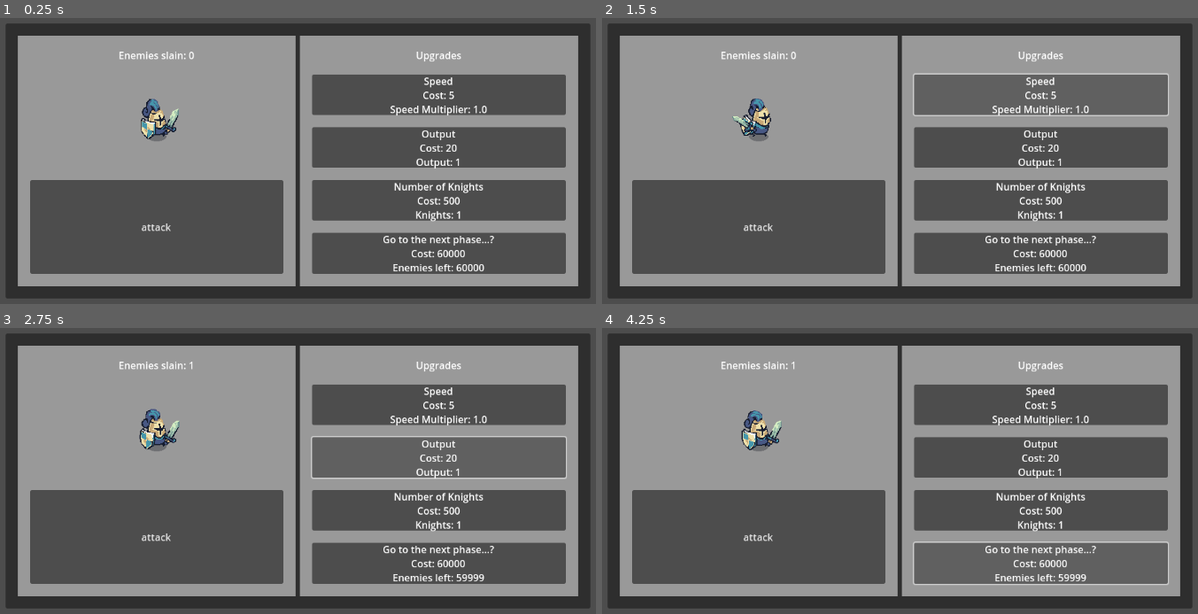
Above: before the commit, frames 1-4 (two rows, left to right).
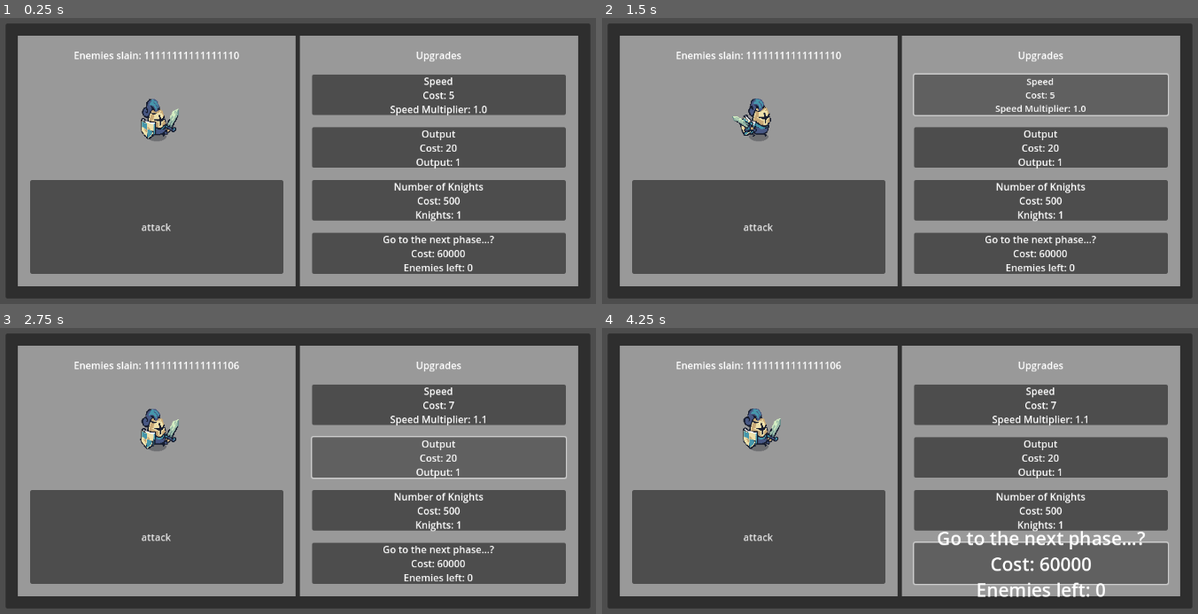
Above: after the commit, the same moments.

Repository: pedropple-droid/Incremental_Knight
Game: Godot game, scene res://scenes/main.tscn
The game is run twice, just before and just after one commit, with the same random seed, the same clock (stepped at 60 frames per second) and the same inputs.
Inputs (mouse positions are in pixels of both pictures, inside the frame that each line leads up to):
- Up to frame 1 (0.25 s): no input
- Up to frame 2 (1.5 s): click "attack" at 0.5 s; click (1043, 95) at 1.25 s
- Up to frame 3 (2.75 s): click (441, 456) at 2 s
- Up to frame 4 (4.25 s): click (1043, 511) at 2.75 s; click (1043, 562) at 3.5 s

The runs differ from the first frame. In frame 1, 0.6% of the frame differs, in the area x 12-82%, y 11-89%; in frame 2, 1.0%; in frame 3, 0.9%; in frame 4, 2.8%, in the area x 12-92%, y 11-95%.

Commit message:
i dunno if this will work

Diff:
--- a/Incremental_Knight-main/Scripts/main.gd
+++ b/Incremental_Knight-main/Scripts/main.gd
@@ -64,7 +64,7 @@
 @onready var knight_2: TextureRect = $MarginContainer/PanelContainer/MarginContainer/HBoxContainer/MiningSpace/MarginContainer/VBoxContainer/HBoxContainer/Knight2
 @onready var knight_3: TextureRect = $MarginContainer/PanelContainer/MarginContainer/HBoxContainer/MiningSpace/MarginContainer/VBoxContainer/HBoxContainer/Knight3
 
-var slain: int = 0
+var slain: int = 11111111111111110
 var output: int = 1
 var output_multiplier: float = 2
 var knight_set_level: int = 0
--- a/Incremental_Knight-main/Scripts/main_2.gd
+++ b/Incremental_Knight-main/Scripts/main_2.gd
@@ -64,7 +64,7 @@
 @onready var row_2: HBoxContainer = $MarginContainer/PanelContainer/MarginContainer/HBoxContainer/MiningSpace/MarginContainer/VBoxContainer/VBoxContainer/row2
 @onready var row_3: HBoxContainer = $MarginContainer/PanelContainer/MarginContainer/HBoxContainer/MiningSpace/MarginContainer/VBoxContainer/VBoxContainer/row3
 
-var slain: int = 0
+var slain: int = 11111111111111110
 var output: int = 3
 var output_multiplier: float = 2
 var knight_set_level: int = 0
--- a/Incremental_Knight-main/scenes/main.tscn
+++ b/Incremental_Knight-main/scenes/main.tscn
@@ -1,24 +1,24 @@
 [gd_scene load_steps=31 format=3 uid="uid://cbslel71cfdb3"]
 
 [ext_resource type="Script" uid="uid://nrfi2y2wrie" path="res://Scripts/main.gd" id="1_0ld40"]
-[ext_resource type="Texture2D" uid="uid://dt8lebws3jmw6" path="res://UnitsTextureRect/WarAtt/warriorattack1.png" id="2_0ld40"]
-[ext_resource type="Texture2D" uid="uid://bl48kbwnndmqh" path="res://UnitsTextureRect/WarAtt/warriorattack2.png" id="3_gqmmt"]
-[ext_resource type="Texture2D" uid="uid://t82swpmnh5nw" path="res://UnitsTextureRect/WarAtt/warriorattack3.png" id="4_yc10j"]
-[ext_resource type="Texture2D" uid="uid://d2d6081upc11k" path="res://UnitsTextureRect/WarAtt/warriorattack4.png" id="5_jscy8"]
-[ext_resource type="Texture2D" uid="uid://br45vxyolitio" path="res://UnitsTextureRect/WarAtt/warriorattack4.2.png" id="6_pm3ni"]
-[ext_resource type="Texture2D" uid="uid://bh4ska0vps6fe" path="res://UnitsTextureRect/WarAtt/warriorattack5.png" id="7_y6deb"]
-[ext_resource type="Texture2D" uid="uid://dv1r1wk105bra" path="res://UnitsTextureRect/WarAtt/warriorattack6.png" id="8_og1vs"]
-[ext_resource type="Texture2D" uid="uid://b4rm8tamfp7y0" path="res://UnitsTextureRect/WarAtt/warriorattack7.png" id="9_2wyq8"]
+[ext_resource type="Texture2D" uid="uid://dt8lebws3jmw6" path="res://UnitsTextureRect/WarAtt_2/warriorattack1.png" id="2_0ld40"]
+[ext_resource type="Texture2D" uid="uid://bl48kbwnndmqh" path="res://UnitsTextureRect/WarAtt_2/warriorattack2.png" id="3_gqmmt"]
+[ext_resource type="Texture2D" uid="uid://t82swpmnh5nw" path="res://UnitsTextureRect/WarAtt_2/warriorattack3.png" id="4_yc10j"]
+[ext_resource type="Texture2D" uid="uid://d2d6081upc11k" path="res://UnitsTextureRect/WarAtt_2/warriorattack4.png" id="5_jscy8"]
+[ext_resource type="Texture2D" uid="uid://br45vxyolitio" path="res://UnitsTextureRect/WarAtt_2/warriorattack4.2.png" id="6_pm3ni"]
+[ext_resource type="Texture2D" uid="uid://bh4ska0vps6fe" path="res://UnitsTextureRect/WarAtt_2/warriorattack5.png" id="7_y6deb"]
+[ext_resource type="Texture2D" uid="uid://dv1r1wk105bra" path="res://UnitsTextureRect/WarAtt_2/warriorattack6.png" id="8_og1vs"]
+[ext_resource type="Texture2D" uid="uid://b4rm8tamfp7y0" path="res://UnitsTextureRect/WarAtt_2/warriorattack7.png" id="9_2wyq8"]
 [ext_resource type="Texture2D" uid="uid://t14lok77j4ei" path="res://UnitsTextureRect/WarAtt/warriorattack8.png" id="10_vxglm"]
-[ext_resource type="Texture2D" uid="uid://5ttj7dfgjrit" path="res://UnitsTextureRect/WarAtt/warriorattack8.2.png" id="11_2f3dj"]
-[ext_resource type="Texture2D" uid="uid://cfyxpu5mgr1fa" path="res://UnitsTextureRect/WarIdle/warrioridle1.png" id="12_yq6so"]
-[ext_resource type="Texture2D" uid="uid://dtlei5hi4kdu2" path="res://UnitsTextureRect/WarIdle/warrioridle2.png" id="13_fv21b"]
-[ext_resource type="Texture2D" uid="uid://t13xykt8uvsv" path="res://UnitsTextureRect/WarIdle/warrioridle3.png" id="14_tel4y"]
-[ext_resource type="Texture2D" uid="uid://g6lpm3fo21n3" path="res://UnitsTextureRect/WarIdle/warrioridle4.png" id="15_qkpxi"]
-[ext_resource type="Texture2D" uid="uid://h6h65bd2sp0d" path="res://UnitsTextureRect/WarIdle/warrioridle5.png" id="16_5q0nq"]
-[ext_resource type="Texture2D" uid="uid://d2qirx17r6iv1" path="res://UnitsTextureRect/WarIdle/warrioridle6.png" id="17_dgi5k"]
-[ext_resource type="Texture2D" uid="uid://bm2dj1bdi8qgu" path="res://UnitsTextureRect/WarIdle/warrioridle7.png" id="18_j8jky"]
-[ext_resource type="Texture2D" uid="uid://dmxxdhe4dhseq" path="res://UnitsTextureRect/WarIdle/warrioridle8.png" id="19_kmb1v"]
+[ext_resource type="Texture2D" uid="uid://5ttj7dfgjrit" path="res://UnitsTextureRect/WarAtt_2/warriorattack8.2.png" id="11_2f3dj"]
+[ext_resource type="Texture2D" uid="uid://cfyxpu5mgr1fa" path="res://UnitsTextureRect/WarIdle_2/warrioridle1.png" id="12_yq6so"]
+[ext_resource type="Texture2D" uid="uid://dtlei5hi4kdu2" path="res://UnitsTextureRect/WarIdle_2/warrioridle2.png" id="13_fv21b"]
+[ext_resource type="Texture2D" uid="uid://t13xykt8uvsv" path="res://UnitsTextureRect/WarIdle_2/warrioridle3.png" id="14_tel4y"]
+[ext_resource type="Texture2D" uid="uid://g6lpm3fo21n3" path="res://UnitsTextureRect/WarIdle_2/warrioridle4.png" id="15_qkpxi"]
+[ext_resource type="Texture2D" uid="uid://h6h65bd2sp0d" path="res://UnitsTextureRect/WarIdle_2/warrioridle5.png" id="16_5q0nq"]
+[ext_resource type="Texture2D" uid="uid://d2qirx17r6iv1" path="res://UnitsTextureRect/WarIdle_2/warrioridle6.png" id="17_dgi5k"]
+[ext_resource type="Texture2D" uid="uid://bm2dj1bdi8qgu" path="res://UnitsTextureRect/WarIdle_2/warrioridle7.png" id="18_j8jky"]
+[ext_resource type="Texture2D" uid="uid://dmxxdhe4dhseq" path="res://UnitsTextureRect/WarIdle_2/warrioridle8.png" id="19_kmb1v"]
 
 [sub_resource type="StyleBoxFlat" id="StyleBoxFlat_sgp6g"]
 
